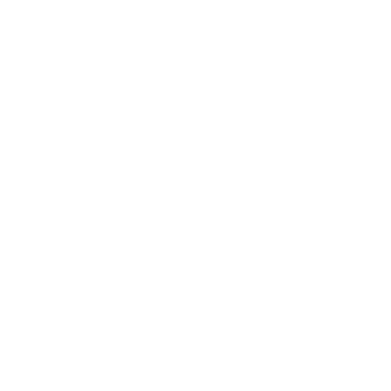
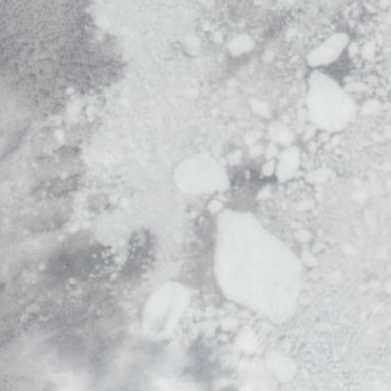
Comparing the layer stacks of the two w=391, h=391 images. Changes:
added layer "311_hudson_bay_100km_20070428.aqua.truecolor.250m" above "landfast ice" over [0, 0, 391, 391]
